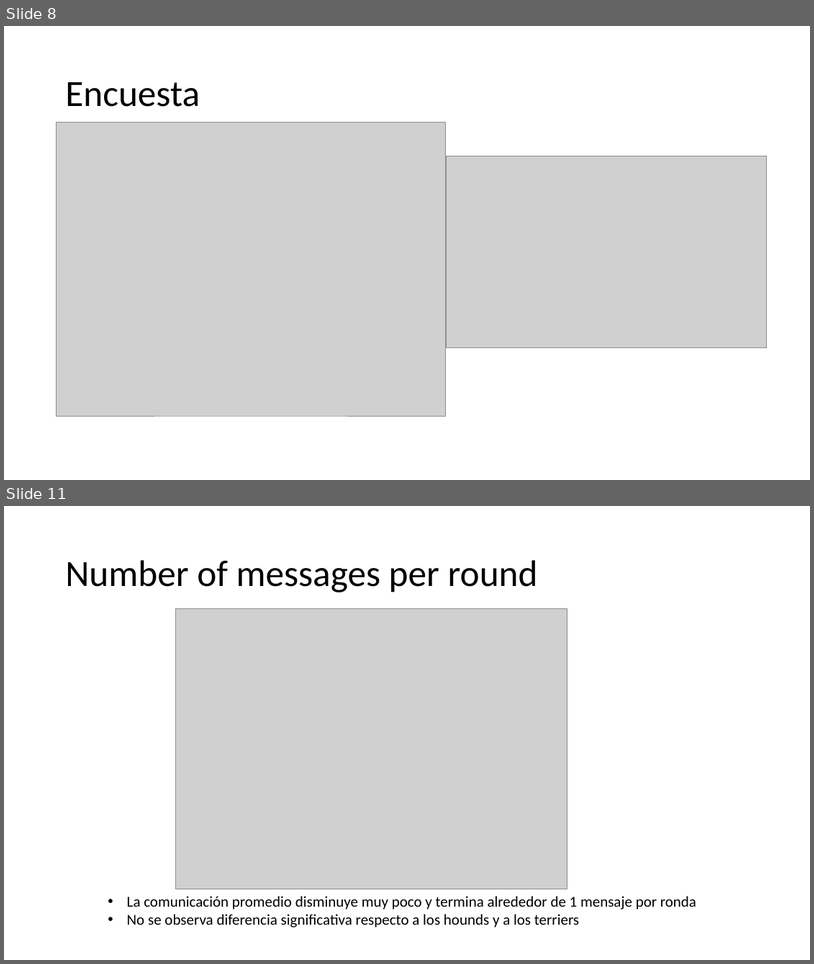
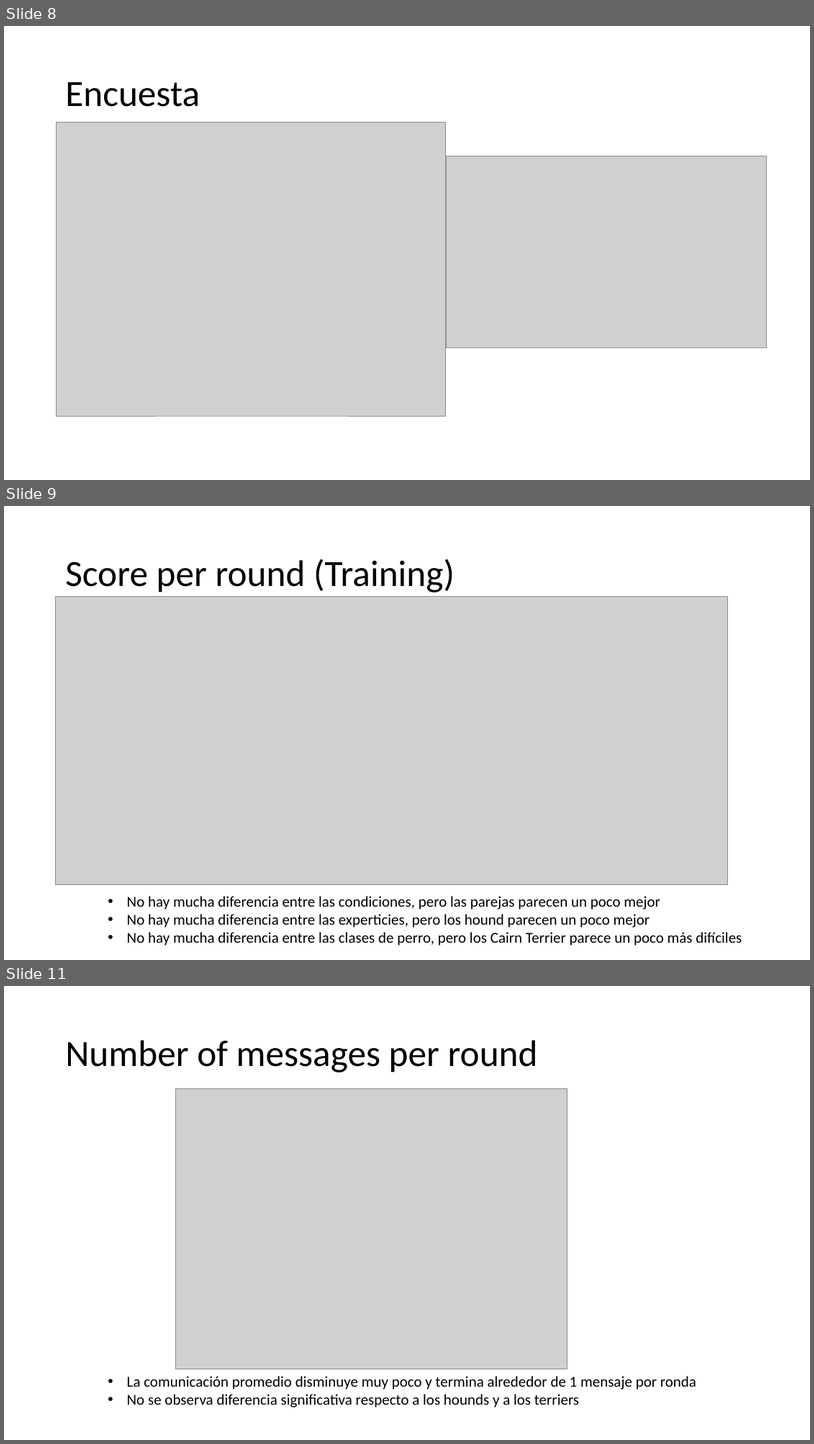
Before and after one commit to Slendercoder/DatosDLL, a slide deck: 12-16-18-23-27-sept-2019/Analysis/Colaboración, uso del lenguaje y comprensión.pptx. Shown one above the other, each under a label of ours: slides 8 and 11 before the commit, slides 8, 9 and 11 after it; the slides between them are not shown. The pictures are 814x964 and 814x1444 pixels, drawn with LibreOffice and Linux fonts; fonts in the diff are those of the drawing; grey boxes stand for pictures. Boxes give left, top, right and bottom in pixels: in the first picture for what was removed or moved away, otherwise in the second. Text is boxed around its words. In the diff, an @@ line names an element or a change of style, - is before the commit and + after.

```diff
--- a/12-16-18-23-27-sept-2019/Analysis/Colaboración, uso del lenguaje y comprensión.pptx
+++ b/12-16-18-23-27-sept-2019/Analysis/Colaboración, uso del lenguaje y comprensión.pptx
@@ slide 9 added at bbox=[4, 506, 810, 960], background #FFFFFF @@
@@ title added at bbox=[65, 559, 455, 592], 44 pt, text #000000 @@
+Score per round (Training)
@@ picture added at bbox=[55, 597, 728, 885] @@
@@ text added at bbox=[127, 896, 742, 945], 18 pt, text #000000 @@
+• No hay mucha diferencia entre las condiciones, pero las parejas parecen un poco mejor
+• No hay mucha diferencia entre las experticies, pero los hound parecen un poco mejor
+• No hay mucha diferencia entre las clases de perro, pero los Cairn Terrier parece un poco más difíciles
```
Also in this commit, not shown: 1 other slide added, 2 slides removed, 13 other files.
